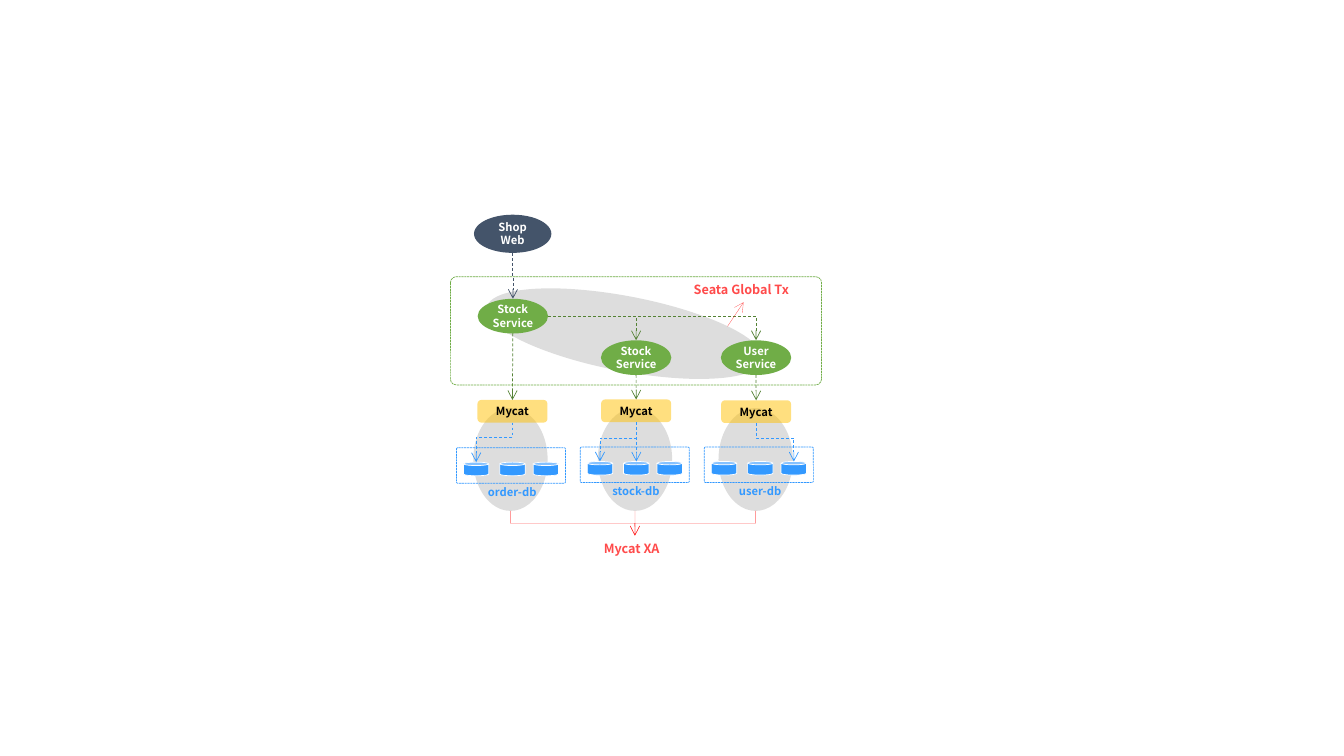
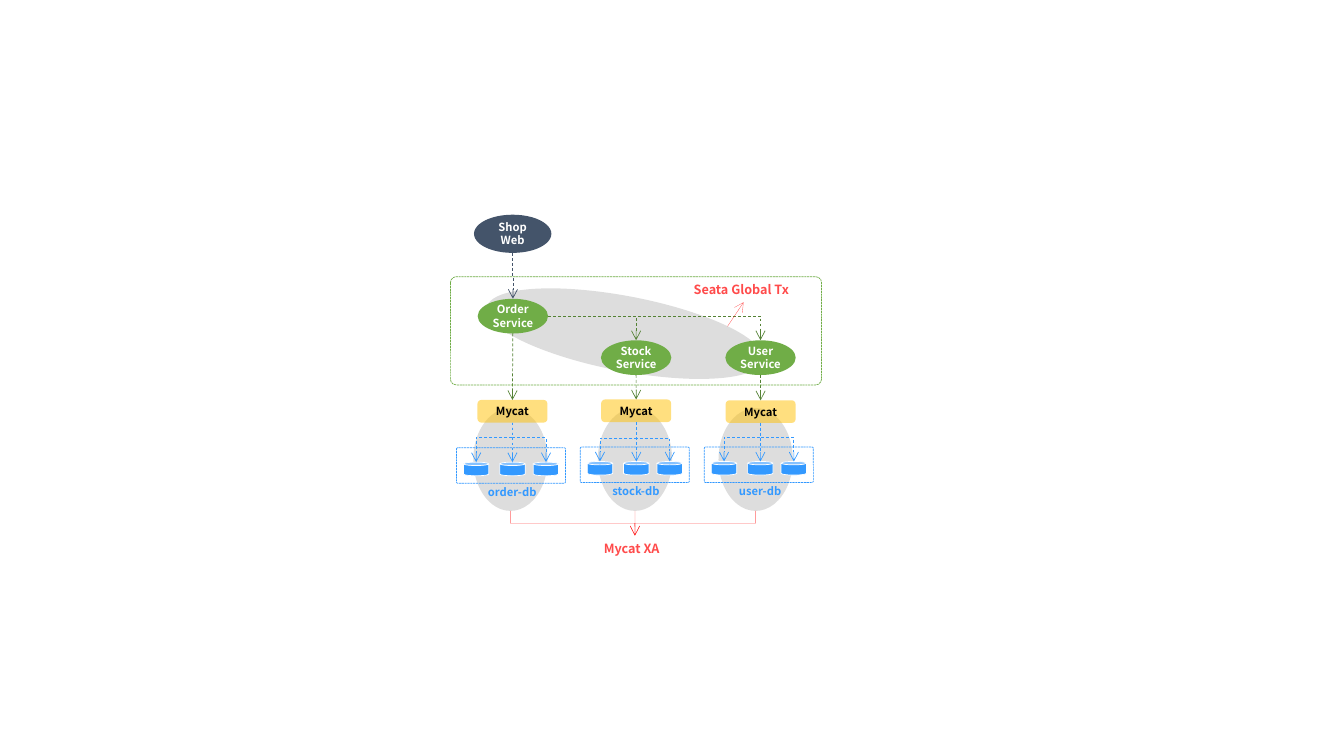
Before and after one commit to liuzhibin-cn/my-demo, a slide deck: slide 2 of docs/source.pptx. Drawn at 1344x756 pixels with LibreOffice and Linux fonts; fonts in the diff are those of the drawing. Boxes give left, top, right and bottom in pixels: in the first picture for what was removed or moved away, otherwise in the second. Text is boxed around its words. In the diff, an @@ line names an element or a change of style, - is before the commit and + after.

```diff
--- a/docs/source.pptx
+++ b/docs/source.pptx
@@ text in ellipse at bbox=[497, 304, 529, 313]: text changed @@
-Stock
+Order
@@ elbow arrow moved from (548, 317) - (756, 341) to (548, 317) - (760, 341) @@
@@ 1 ellipse, 1 rounded rectangle, 1 arrow: place and size @@
-1 ellipse, 1 rounded rectangle, 1 arrow at bbox=[721, 341, 791, 422]
+1 ellipse, 1 rounded rectangle, 1 arrow at bbox=[726, 341, 797, 422]
@@ elbow arrow added from (512, 422) to (512, 463), #3399FF 0.5 pt dashed @@
@@ elbow arrow added from (512, 422) to (546, 463), #3399FF 0.5 pt dashed @@
@@ elbow arrow added from (636, 422) to (669, 462), #3399FF 0.5 pt dashed @@
@@ elbow arrow added from (761, 423) to (724, 462), #3399FF 0.5 pt dashed @@
@@ elbow arrow added from (761, 423) to (760, 462), #3399FF 0.5 pt dashed @@
@@ elbow arrow moved from (756, 423) - (795, 462) to (761, 423) - (795, 462) @@
```
Also in this commit, not shown: 7 other files.
